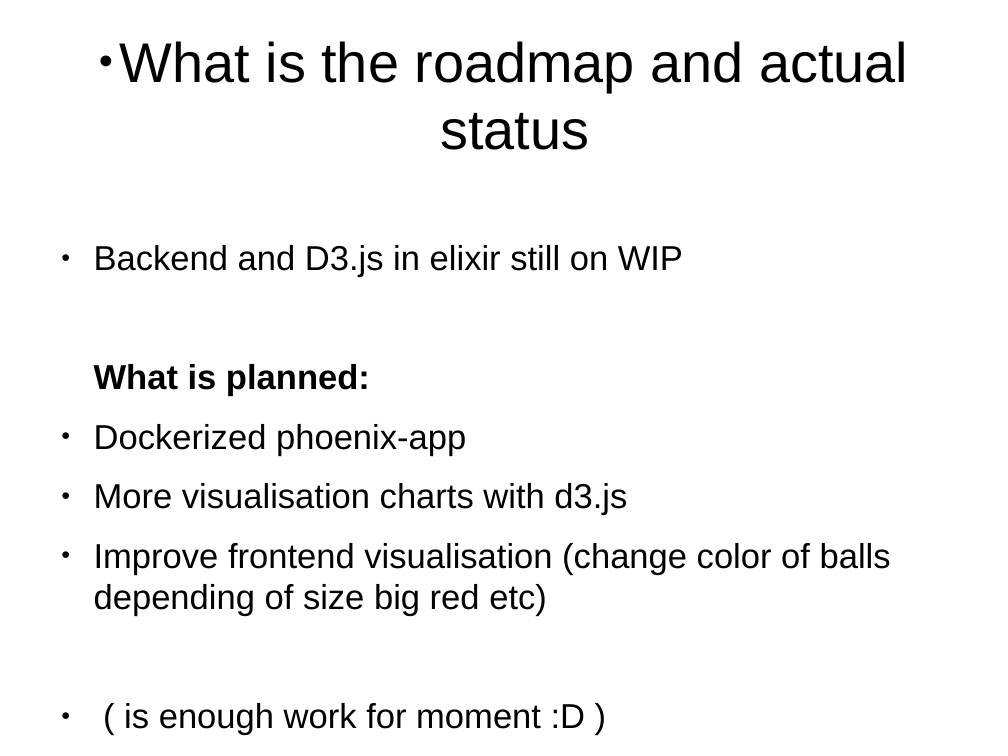
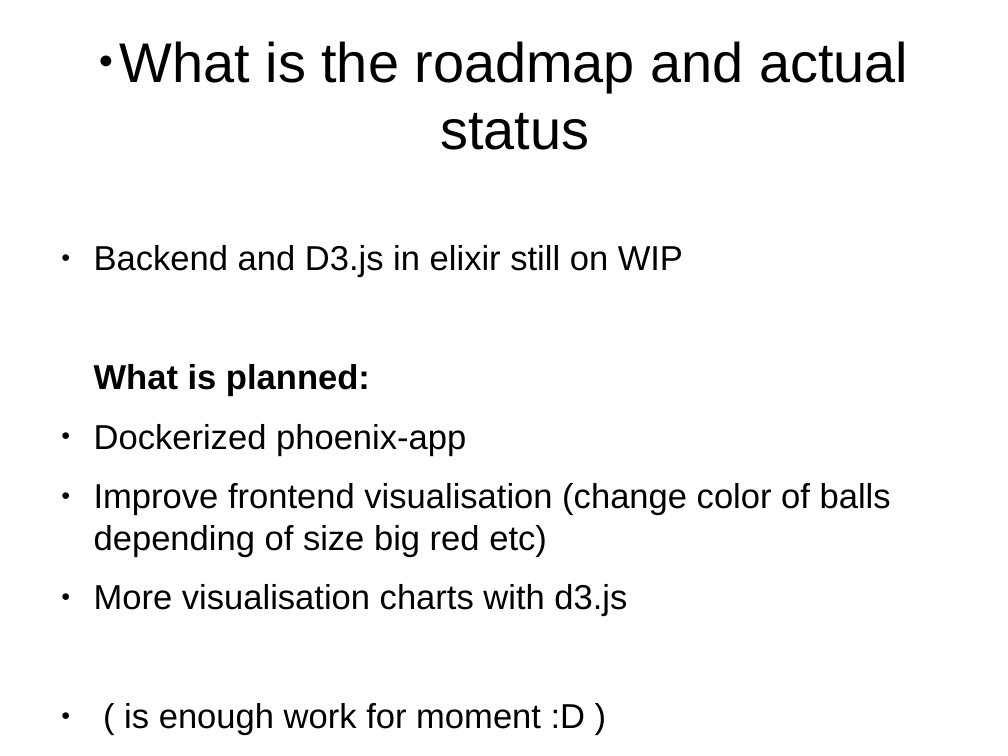
Before and after one commit to MalloZup/presentations, a slide deck: slide 5 of 2018/hackweek/elixir.odp (slide 6 before the commit). Drawn at 1008x756 pixels with LibreOffice and Linux fonts; fonts in the diff are those of the drawing. Boxes give left, top, right and bottom in pixels: in the first picture for what was removed or moved away, otherwise in the second. Text is boxed around its words. In the diff, an @@ line names an element or a change of style, - is before the commit and + after.

```diff
--- a/2018/hackweek/elixir.odp
+++ b/2018/hackweek/elixir.odp
@@ text at [94,483,891,557]: paragraph added @@
+● Improve frontend visualisation (change color of balls depending of size big red etc)
@@ text at [94,543,891,617]: paragraph removed @@
-● Improve frontend visualisation (change color of balls depending of size big red etc)
```
Also in this commit, not shown: 3 other slides changed.
